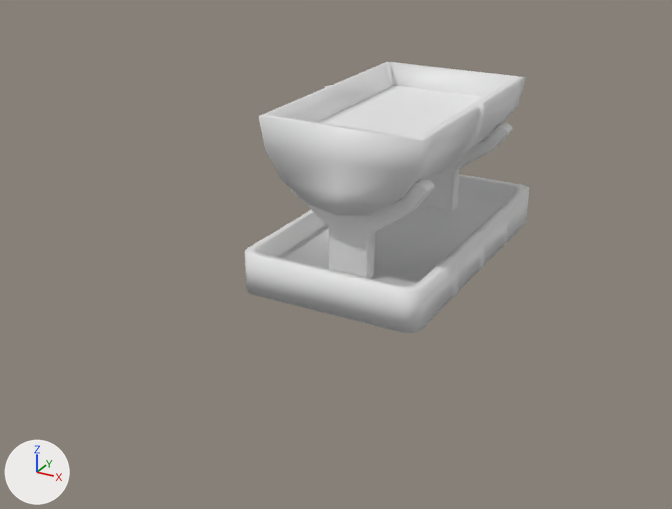
What one commit did to the glTF model assets/3d/structures/raised_bed/sm_companionplanter.gltf.
Rendered twice from a camera (50 mm lens) standing at (1.04, -2.26, 1.09) and looking at (-0.11, -0.17, 0.04). The lights are fixed; the arrows at lower left show +X, +Y and +Z. Where no turn or scale is listed for an object, it has been applied to the vertices. Vertices at the same position are counted once.

Objects in the first picture: 'sm_companionplanter'.
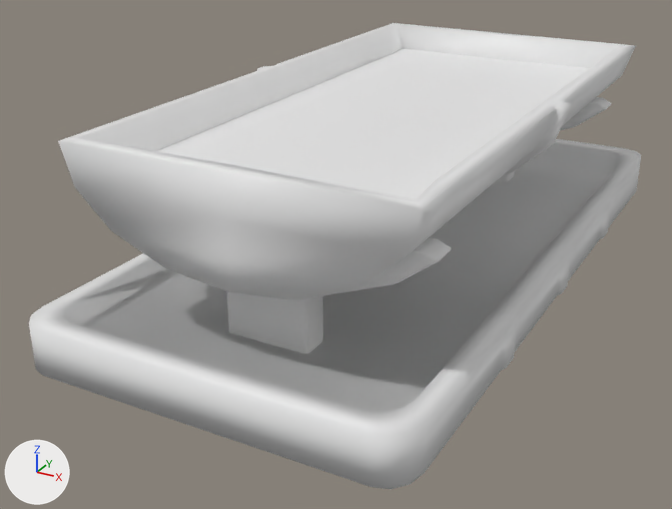
Patch to the scene script:
```diff
--- a/assets/3d/structures/raised_bed/sm_companionplanter.gltf.py
+++ b/assets/3d/structures/raised_bed/sm_companionplanter.gltf.py
@@ me_cylinder @@
 me_cylinder.from_pydata(...)  # 816 vertices, 1566 faces; spans x -0.258..0.258, y -0.436..0.436, z 0.009..0.476
 # used by ob_sm_companionplanter; location = (0.0, 0.0, 0.0)
+# me_cylinder part 1: the loose piece of 190 vertices spanning x -0.237..0.237, y -0.367..0.367, z 0.235..0.476 is scaled about its middle by (1.92, 2.29, 1.17), then moved by (0.0, 0.0, 0.023)
+# me_cylinder part 2: the loose piece of 138 vertices spanning x -0.258..0.258, y -0.436..0.436, z 0.009..0.12 is scaled about the mesh origin by (1.91, 2.27, 1.07)
+# me_cylinder part 3: the loose piece of 232 vertices spanning x -0.217..0.217, y -0.313..-0.266, z 0.053..0.354 is scaled about its middle by (1.88, 1.78, 1.07), then moved by (0.0, -0.375, 0.014)
+# me_cylinder part 4: the loose piece of 232 vertices spanning x -0.217..0.217, y 0.266..0.313, z 0.053..0.354 is scaled about its middle by (1.88, 1.78, 1.07), then moved by (0.0, 0.375, 0.014)
+# me_cylinder part 5: the loose piece of 24 vertices spanning x -0.204..0.196, y -0.365..0.354, z 0.404 is scaled about its middle by (1.92, 2.29, 2.65), then moved by (-0.004, -0.007, 0.031)
 me_cylinder.materials.append(mat_m_companionplanter_barrel)
@@ ob_sm_companionplanter @@
 ob_sm_companionplanter = bpy.data.objects.new('sm_companionplanter', me_cylinder)
-ob_sm_companionplanter.location = (0.0, 0.0, 0.0)
+ob_sm_companionplanter.location = (0.0, 0.0, -0.013)
```

Location of each change, (x1, y1, x2, y2) in pixels of the pictures (672 x 509 px; the box of a moved part takes in the faces that stretch with it):
'sm_companionplanter', reshaped, moved (115% wider, 72% taller): before (245, 62, 529, 333); after (29, 23, 641, 489)
part 1 of me_cylinder, moved or reshaped: before (258, 62, 526, 216); after (58, 23, 636, 301)
part 2 of me_cylinder, moved or reshaped: before (245, 174, 529, 333); after (29, 139, 641, 489)
part 3 of me_cylinder, moved or reshaped: before (288, 179, 435, 278); after (227, 238, 451, 354)
part 4 of me_cylinder, moved or reshaped: before (420, 123, 513, 210); after (497, 97, 611, 182)
part 5 of me_cylinder, moved or reshaped: before (317, 86, 483, 138); after (155, 49, 590, 200)
